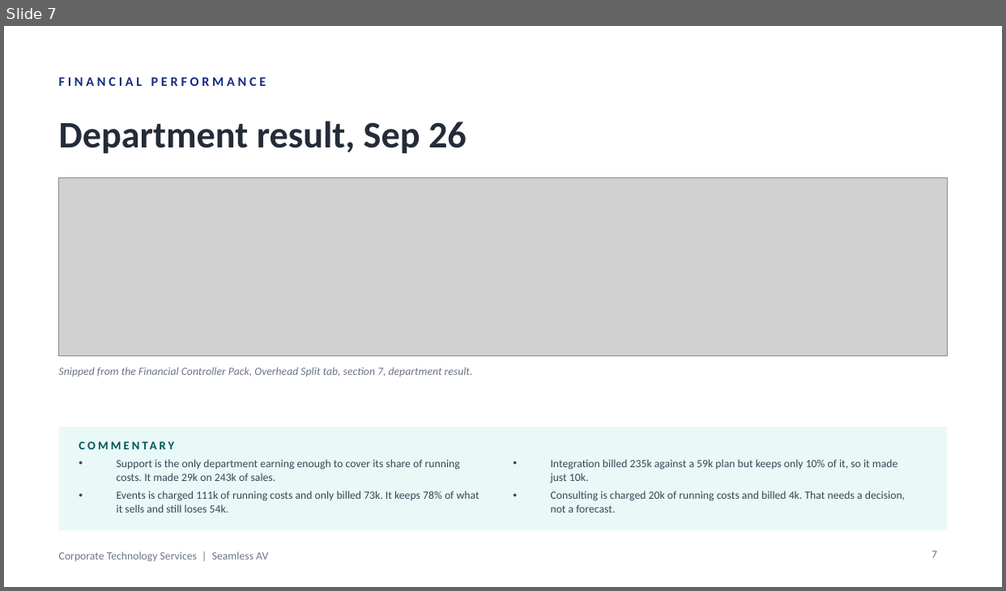
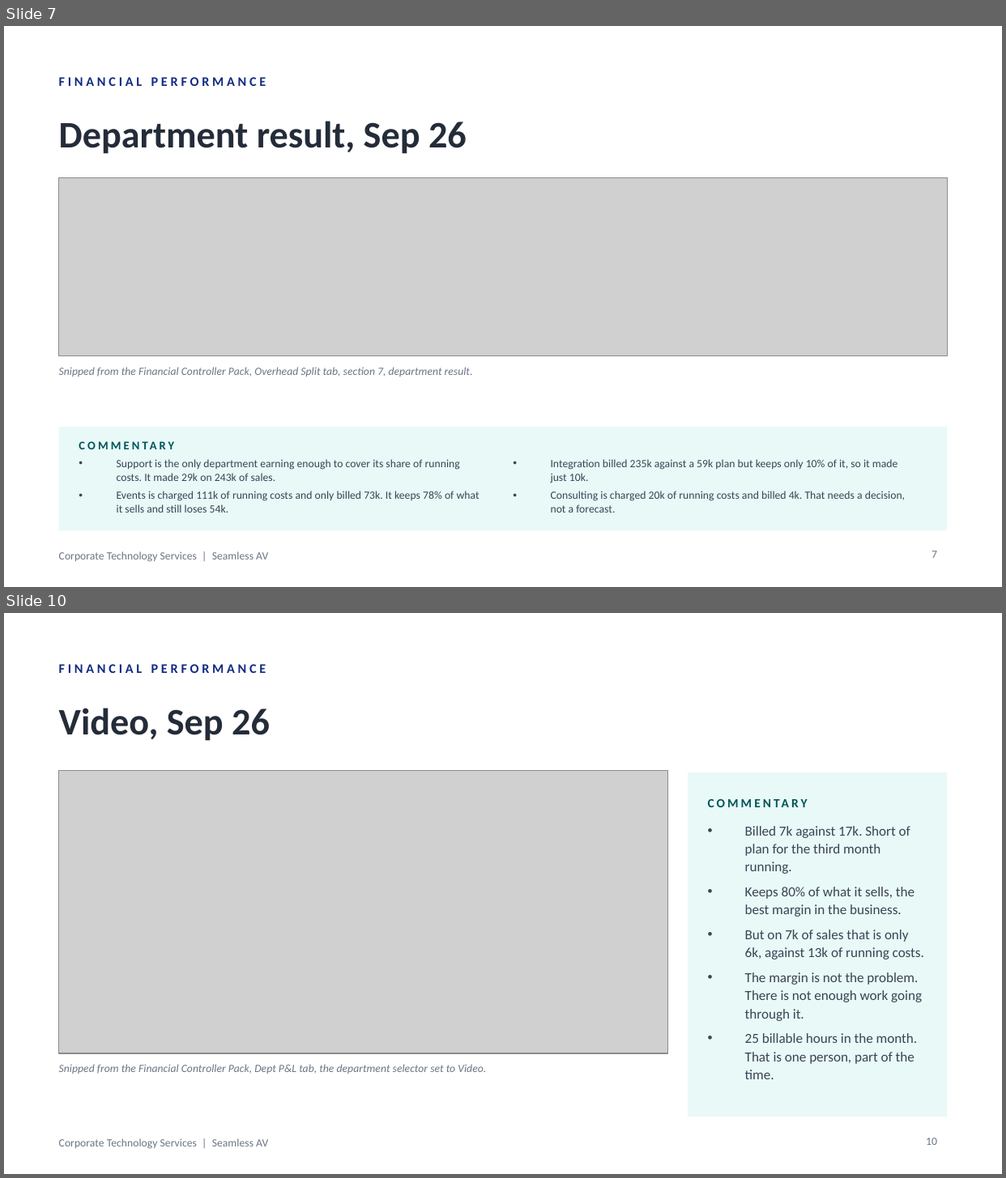
Before and after one commit to WesleyNelson-O33/Claude, a slide deck: deck/CTS Monthly Business Review - September 2026.pptx. Shown one above the other, each under a label of ours: slide 7 before the commit, slides 7 and 10 after it; the slides between them are not shown. The pictures are 1006x591 and 1006x1178 pixels, drawn with LibreOffice and Linux fonts; fonts in the diff are those of the drawing; grey boxes stand for pictures. Boxes give left, top, right and bottom in pixels: in the first picture for what was removed or moved away, otherwise in the second. Text is boxed around its words. In the diff, an @@ line names an element or a change of style, - is before the commit and + after.

```diff
--- a/deck/CTS Monthly Business Review - September 2026.pptx
+++ b/deck/CTS Monthly Business Review - September 2026.pptx
@@ slide 10 added at (4,613,1002,1174), background #FFFFFF; not listed: 1 template element that a slide beside it also shows @@
@@ text added at (59,664,266,673), 9.5 pt, text #122B82, bold @@
+FINANCIAL PERFORMANCE
@@ text added at (59,708,270,741), 27 pt, text #242C39, bold @@
+Video, Sep 26
@@ picture added at (59,771,667,1054) @@
@@ rectangle added at (688,773,947,1117), fill #E8F9F8 @@
@@ text added at (708,790,927,815), 9 pt, text #005358, bold @@
+COMMENTARY
@@ text added at (745,826,924,1080), 10 pt, text #3A4453 @@
+• Billed 7k against 17k. Short of plan for the third month running.
+• Keeps 80% of what it sells, the best margin in the business.
+• But on 7k of sales that is only 6k, against 13k of running costs.
+• The margin is not the problem. There is not enough work going through it.
+• 25 billable hours in the month. That is one person, part of the time.
@@ text added at (59,1064,486,1074), 8 pt, text #6B7585, italic @@
+Snipped from the Financial Controller Pack, Dept P&L tab, the department selector set to Video.
@@ page number added at (926,1138,937,1145), 8 pt, text #6B7585 @@
+10
```
Also in this commit, not shown: 1 slide changed, 4 other slides added, 25 other files.
